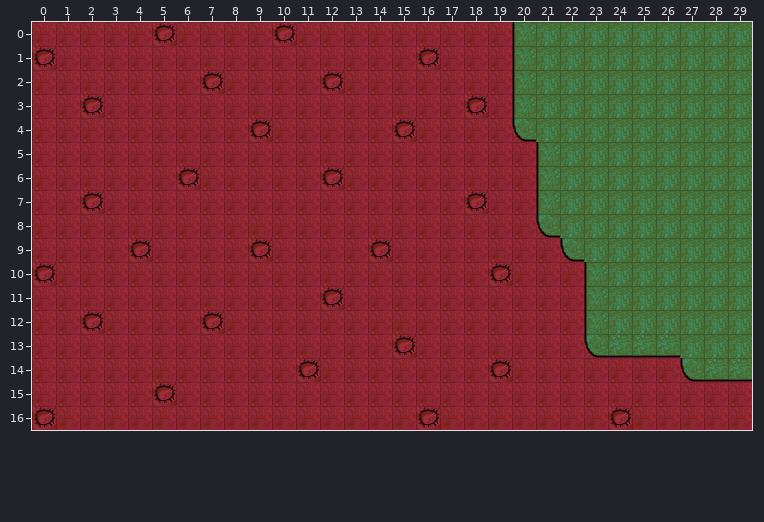
Two versions of a level (Tiled map, data/maps/spawn.tmx). The first picture shows the starting point.
Cells are 64x64 px. Shown: x 0..29, y 0..16.
New version:
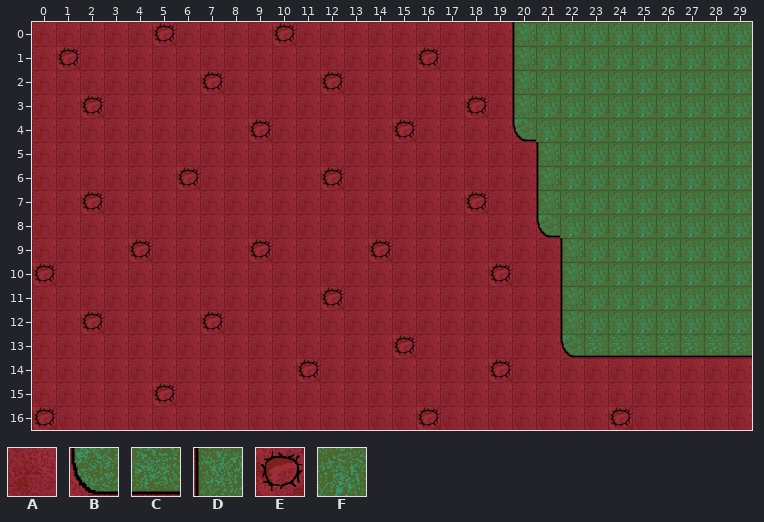
Key: from "Mars": A 0, B 1, C 5, D 6, E 9, F 10.
_ is an empty cell.
Diff:
Layer "Tile Layer 1":
y 1: x 0..1 EA -> AE
y 9: x 22 B -> D
y 10..12: x 22..23 AD -> DF
y 13: x 22..23 AB -> BC; x 27..29 FFF -> CCC
y 14: x 27..29 BCC -> AAA
Changed places in both pictures, as pixel boxes (x1, y1, x2, y2):
changed: (32, 46, 80, 70)
changed: (560, 238, 608, 358)
changed: (680, 334, 752, 382)
